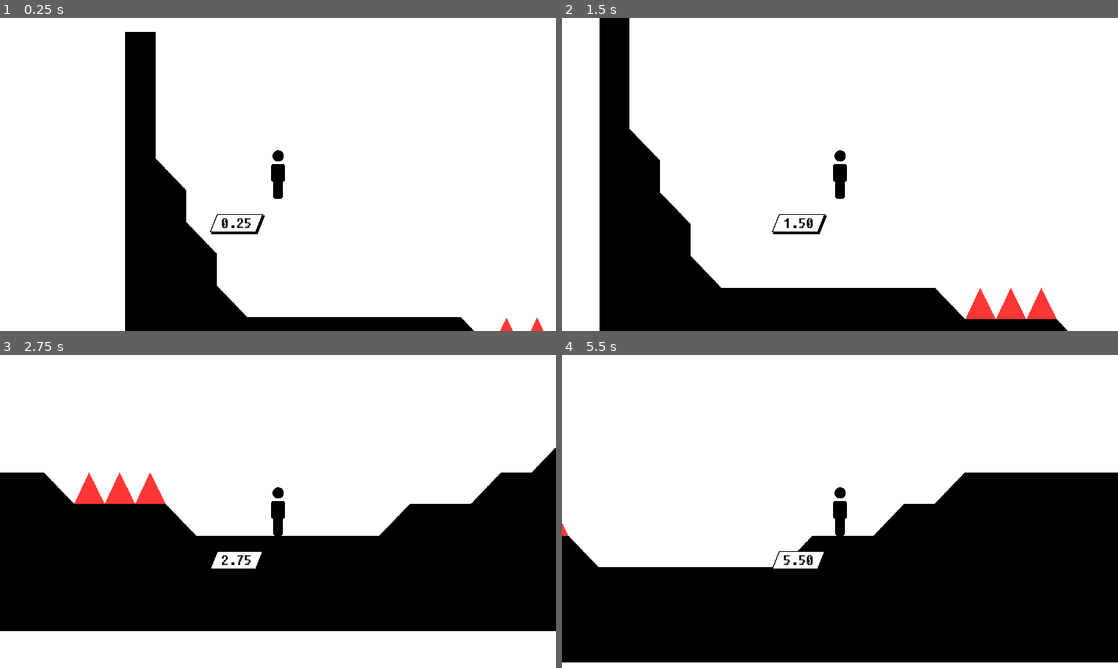
Above: before the commit, frames 1-4 (two rows, left to right).
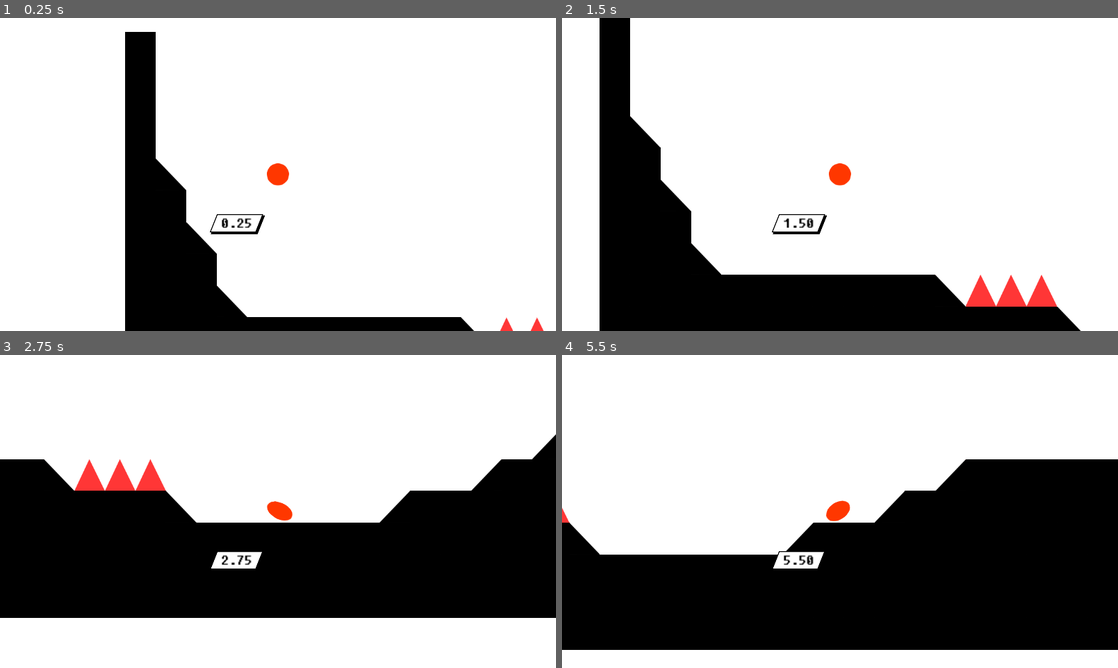
Above: after the commit, the same moments.

Repository: kagamiAL/CALHACKS_2024
Game: Godot game, scene res://scenes/Maps/Map01.tscn
Same seed, same stepped clock (60 frames per second), same inputs: the game is played once before the commit and once after it.
Inputs:
- Up to frame 1 (0.25 s): no input
- Up to frame 2 (1.5 s): tap Enter (ui_accept) at 0.5, 0.6, 0.77, 1.07, 1.35 s; hold Right (ui_right) from 0.53 s (still down)
- Up to frame 3 (2.75 s): tap Enter (ui_accept) at 1.52, 1.82, 2.1 s; release Right (ui_right) at 2.03 s; hold Left (ui_left) from 2.03 s (still down)
- Up to frame 4 (5.5 s): release Left (ui_left) at 2.78 s; hold Right (ui_right) 2.78-4.28 s; tap Enter (ui_accept) at 2.85, 3.02, 3.32, 3.6, 3.77, 4.07, 4.35, 4.52, 4.82, 5.1 s; hold Left (ui_left) 4.28-5.03 s; hold Right (ui_right) from 5.03 s (still down)

The runs differ from the first frame. In frame 1, 0.5% of the frame differs, in the area x 28-98%, y 42-100%; in frame 2, 4.5%; in frame 3, 9.4%, in the area x 0-100%, y 25-89%; in frame 4, 8.4%.

Commit message:
Do a bunch of changes
- Implement animations
- Change project settings for window scaling

Diff:
--- a/project.godot
+++ b/project.godot
@@ -26,10 +26,4 @@
 
 [rendering]
 
-textures/canvas_textures/default_texture_filter=0
-textures/default_filters/use_nearest_mipmap_filter=true
-textures/default_filters/anisotropic_filtering_level=0
-anti_aliasing/screen_space_roughness_limiter/enabled=false
-textures/decals/filter=0
-textures/light_projectors/filter=0
 environment/defaults/default_clear_color=Color(1, 1, 1, 1)
--- a/scenes/Player/Player.gd
+++ b/scenes/Player/Player.gd
@@ -3,6 +3,7 @@
 const SPEED = 20
 const SLOWDOWN = 10
 const JUMP_VELOCITY = -600.0
+const SKEW_SPEED = 0.1
 
 @onready var initial_time = Time.get_ticks_msec()
 
@@ -19,15 +20,30 @@
 
 	# Handle jump.
 	if Input.is_action_just_pressed("ui_accept") and is_on_floor():
+		$AnimatedSprite2D.play("jump")
 		velocity.y = JUMP_VELOCITY
 		velocity.x *= 0
 
 	# Get the input direction and handle the movement/deceleration.
 	# As good practice, you should replace UI actions with custom gameplay actions.
 	var direction = Input.get_axis("ui_left", "ui_right")
+	play_animations(direction)
 	if direction:
 		velocity.x += direction * SPEED * (1 if is_on_floor() else 0.5)
 	else:
 		velocity.x = move_toward(velocity.x, 0, SLOWDOWN)
 
 	move_and_slide()
+
+func play_animations(dir_x):
+	$AnimatedSprite2D.skew = move_toward($AnimatedSprite2D.skew, dir_x * 0.5 if is_on_floor() else 0, SKEW_SPEED)
+	if is_on_floor() and not is_playing_animation("jump"):
+		if dir_x > 0.1:
+			$AnimatedSprite2D.play("move_forward")
+		elif dir_x < -0.1:
+			$AnimatedSprite2D.play("move_backward")
+	elif is_playing_animation("move_forward") or is_playing_animation("move_backward"):
+		$AnimatedSprite2D.play("default")
+
+func is_playing_animation(animation):
+	return $AnimatedSprite2D.is_playing() and $AnimatedSprite2D.animation == animation
--- /dev/null
+++ b/scenes/Player/Player.gdshader
@@ -0,0 +1,14 @@
+shader_type canvas_item;
+
+void vertex() {
+	// Called for every vertex the material is visible on.
+}
+
+void fragment() {
+	// Called for every pixel the material is visible on.
+}
+
+//void light() {
+	// Called for every pixel for every light affecting the CanvasItem.
+	// Uncomment to replace the default light processing function with this one.
+//}
--- a/scenes/Player/Player.tscn
+++ b/scenes/Player/Player.tscn
@@ -1,8 +1,22 @@
-[gd_scene load_steps=7 format=3 uid="uid://cv1b38h0riay4"]
+[gd_scene load_steps=23 format=3 uid="uid://cv1b38h0riay4"]
 
 [ext_resource type="Script" path="res://scenes/Player/Player.gd" id="1_3ef65"]
-[ext_resource type="Texture2D" uid="uid://p44chpc7otcv" path="res://res/player.svg" id="2_mc84n"]
 [ext_resource type="Shader" path="res://scenes/Player/LensDistortion.gdshader" id="2_qwpdh"]
+[ext_resource type="Shader" path="res://scenes/Player/Player.gdshader" id="2_vckes"]
+[ext_resource type="Texture2D" uid="uid://erjqmo538duv" path="res://res/Player Animation/Ball Animation/Ball_Move1.svg" id="3_8xt8l"]
+[ext_resource type="Texture2D" uid="uid://b42byijk21wca" path="res://res/Player Animation/Ball Animation/BallAnimationJump_1.svg" id="4_e45ea"]
+[ext_resource type="Texture2D" uid="uid://crkrn1p3exyfh" path="res://res/Player Animation/Ball Animation/BallAnimationJump_2.svg" id="5_4rfuw"]
+[ext_resource type="Texture2D" uid="uid://c625q76d1t1jf" path="res://res/Player Animation/Ball Animation/BallAnimationJump_3.svg" id="6_tj36t"]
+[ext_resource type="Texture2D" uid="uid://cf0hdhmufitqi" path="res://res/Player Animation/Ball Animation/BallAnimationJump_4.svg" id="7_k8dee"]
+[ext_resource type="Texture2D" uid="uid://oxy2kft8bd3v" path="res://res/Player Animation/Ball Animation/BallAnimationJump_5.svg" id="8_k6lb8"]
+[ext_resource type="Texture2D" uid="uid://bqm2alkhrb5w2" path="res://res/Player Animation/Ball Animation/BallAnimationJump_6.svg" id="9_4g7g3"]
+[ext_resource type="Texture2D" uid="uid://drr1fveaclrkg" path="res://res/Player Animation/Ball Animation/BallAnimationJump_7.svg" id="10_ein48"]
+[ext_resource type="Texture2D" uid="uid://dsnpbrc73uo6k" path="res://res/Player Animation/Ball Animation/BallAnimationJump_8.svg" id="11_m6lxb"]
+[ext_resource type="Texture2D" uid="uid://cfyofk5i245ny" path="res://res/Player Animation/Ball Animation/BallAnimationJump_9.svg" id="12_pwxr2"]
+[ext_resource type="Texture2D" uid="uid://bn51xog055rgw" path="res://res/Player Animation/Ball Animation/BallAnimationJump_10.svg" id="13_l3ebf"]
+[ext_resource type="Texture2D" uid="uid://i3uk2mnr1w1f" path="res://res/Player Animation/Ball Animation/BallAnimationJump_11.svg" id="14_prae1"]
+[ext_resource type="Texture2D" uid="uid://bey77r2haai03" path="res://res/Player Animation/Ball Animation/BallAnimationJump_12.svg" id="15_q2qia"]
+[ext_resource type="Texture2D" uid="uid://csnrbjrk1qp6g" path="res://res/Player Animation/Ball Animation/Ball_Move2.svg" id="16_tab8u"]
 
 [sub_resource type="StyleBoxFlat" id="StyleBoxFlat_r2koi"]
 content_margin_left = 16.0
@@ -17,11 +31,86 @@
 shadow_color = Color(0, 0, 0, 1)
 shadow_size = 1
 shadow_offset = Vector2(3, 3)
-anti_aliasing = false
 
-[sub_resource type="CapsuleShape2D" id="CapsuleShape2D_ysqai"]
-radius = 15.0
-height = 100.0
+[sub_resource type="CircleShape2D" id="CircleShape2D_hjcw1"]
+radius = 23.0
+
+[sub_resource type="ShaderMaterial" id="ShaderMaterial_x5svd"]
+shader = ExtResource("2_vckes")
+
+[sub_resource type="SpriteFrames" id="SpriteFrames_ks1a8"]
+animations = [{
+"frames": [{
+"duration": 1.0,
+"texture": ExtResource("3_8xt8l")
+}],
+"loop": true,
+"name": &"default",
+"speed": 5.0
+}, {
+"frames": [{
+"duration": 1.0,
+"texture": ExtResource("4_e45ea")
+}, {
+"duration": 1.0,
+"texture": ExtResource("5_4rfuw")
+}, {
+"duration": 1.0,
+"texture": ExtResource("6_tj36t")
+}, {
+"duration": 1.0,
+"texture": ExtResource("7_k8dee")
+}, {
+"duration": 1.0,
+"texture": ExtResource("8_k6lb8")
+}, {
+"duration": 1.0,
+"texture": ExtResource("9_4g7g3")
+}, {
+"duration": 1.0,
+"texture": ExtResource("10_ein48")
+}, {
+"duration": 1.0,
+"texture": ExtResource("11_m6lxb")
+}, {
+"duration": 1.0,
+"texture": ExtResource("12_pwxr2")
+}, {
+"duration": 1.0,
+"texture": ExtResource("13_l3ebf")
+}, {
+"duration": 1.0,
+"texture": ExtResource("14_prae1")
+}, {
+"duration": 1.0,
+"texture": ExtResource("15_q2qia")
+}],
+"loop": false,
+"name": &"jump",
+"speed": 30.0
+}, {
+"frames": [{
+"duration": 1.0,
+"texture": ExtResource("3_8xt8l")
+}, {
+"duration": 1.0,
+"texture": ExtResource("16_tab8u")
+}],
+"loop": true,
+"name": &"move_backward",
+"speed": 12.0
+}, {
+"frames": [{
+"duration": 1.0,
+"texture": ExtResource("3_8xt8l")
+}, {
+"duration": 1.0,
+"texture": ExtResource("16_tab8u")
+}],
+"loop": true,
+"name": &"move_forward",
+"speed": 12.0
+}]
 
 [sub_resource type="ShaderMaterial" id="ShaderMaterial_ju427"]
 shader = ExtResource("2_qwpdh")
@@ -48,13 +137,18 @@
 vertical_alignment = 1
 
 [node name="CollisionShape2D" type="CollisionShape2D" parent="."]
-shape = SubResource("CapsuleShape2D_ysqai")
+shape = SubResource("CircleShape2D_hjcw1")
 
-[node name="Sprite2D" type="Sprite2D" parent="."]
-scale = Vector2(0.112903, 0.112903)
-texture = ExtResource("2_mc84n")
+[node name="AnimatedSprite2D" type="AnimatedSprite2D" parent="."]
+material = SubResource("ShaderMaterial_x5svd")
+position = Vector2(0, -10)
+skew = 0.0314159
+sprite_frames = SubResource("SpriteFrames_ks1a8")
+autoplay = "default"
 
-[node name="ColorRect" type="ColorRect" parent="."]
+[node name="Camera2D" type="Camera2D" parent="."]
+
+[node name="ColorRect" type="ColorRect" parent="Camera2D"]
 visible = false
 material = SubResource("ShaderMaterial_ju427")
 anchors_preset = 15
@@ -68,5 +162,3 @@
 grow_vertical = 2
 size_flags_horizontal = 3
 size_flags_vertical = 3
-
-[node name="Camera2D" type="Camera2D" parent="."]
Not shown, added: res/Player Animation/1_Player.svg.import
Not shown, added: res/Player Animation/2_Player.svg.import
Not shown, added: res/Player Animation/3_Player.svg.import
Not shown, added: res/Player Animation/Ball Animation/BallAnimationJump_1.svg.import
Not shown, added: res/Player Animation/Ball Animation/BallAnimationJump_10.svg.import
Not shown, added: res/Player Animation/Ball Animation/BallAnimationJump_11.svg.import
Not shown, added: res/Player Animation/Ball Animation/BallAnimationJump_12.svg.import
Not shown, added: res/Player Animation/Ball Animation/BallAnimationJump_2.svg.import
Not shown, added: res/Player Animation/Ball Animation/BallAnimationJump_3.svg.import
Not shown, added: res/Player Animation/Ball Animation/BallAnimationJump_4.svg.import
Not shown, added: res/Player Animation/Ball Animation/BallAnimationJump_5.svg.import
Not shown, added: res/Player Animation/Ball Animation/BallAnimationJump_6.svg.import
(and 17 more such lines)
